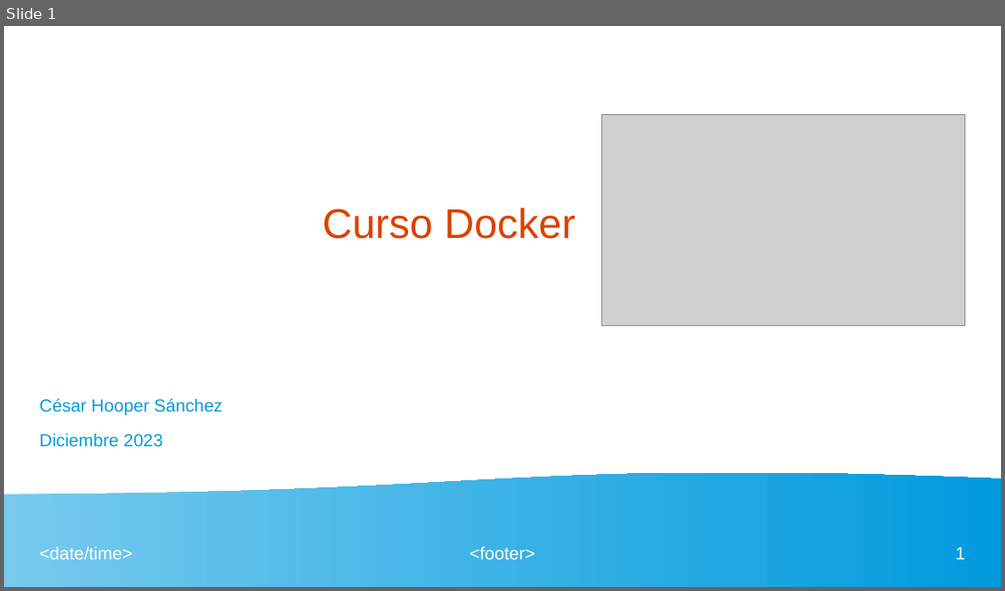
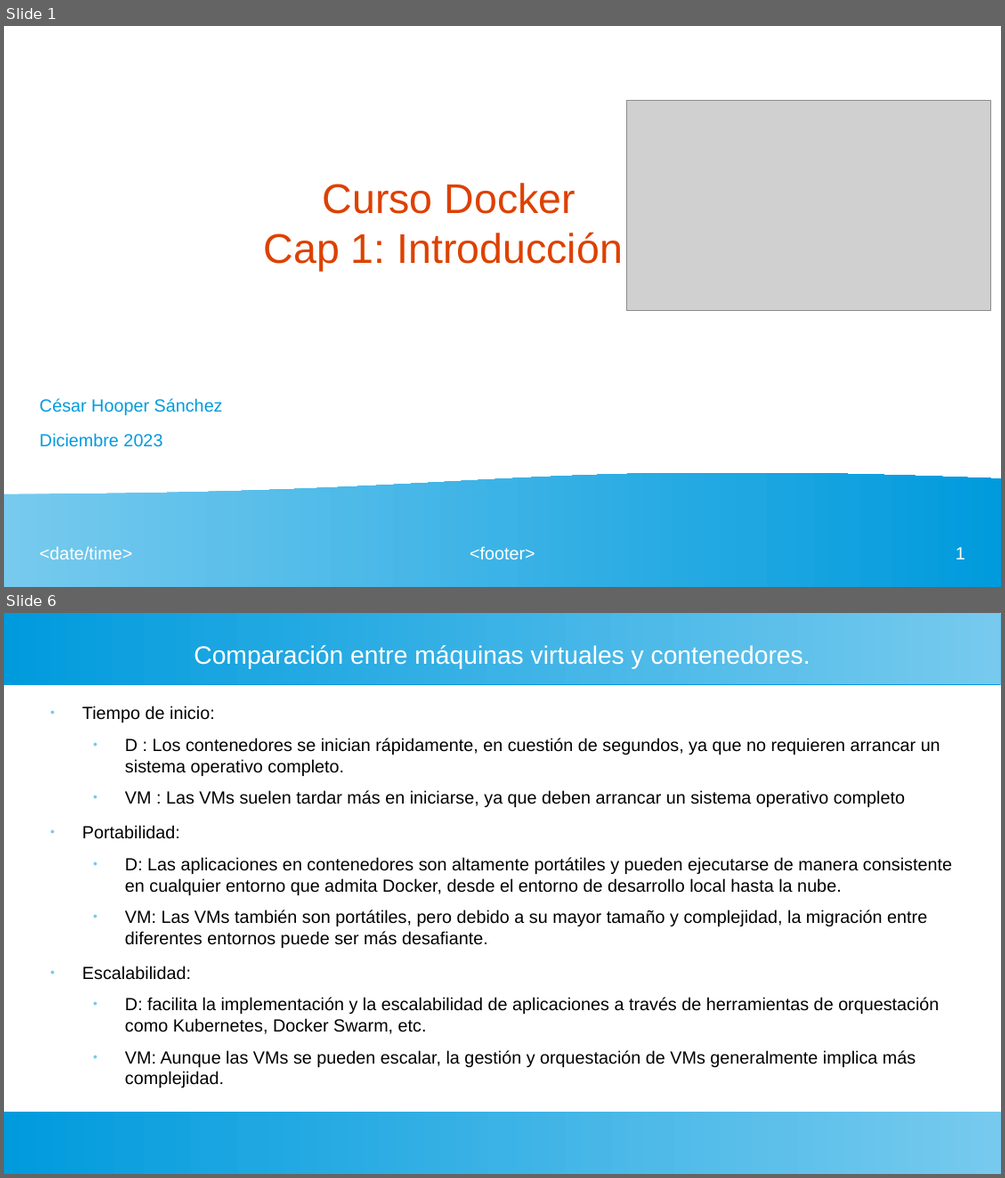
Before and after one commit to hoopercesar/Dockers, a slide deck: curso_docker/dockerPPT.odp. Shown one above the other, each under a label of ours: slide 1 before the commit, slides 1 and 6 after it; the slides between them are not shown. The pictures are 1005x591 and 1005x1178 pixels, drawn with LibreOffice and Linux fonts; fonts in the diff are those of the drawing; grey boxes stand for pictures. Boxes give left, top, right and bottom in pixels: in the first picture for what was removed or moved away, otherwise in the second. Text is boxed around its words. In the diff, an @@ line names an element or a change of style, - is before the commit and + after.

```diff
--- a/curso_docker/dockerPPT.odp
+++ b/curso_docker/dockerPPT.odp
@@ slide 6 added at box(4, 613, 1001, 1174), background #FFFFFF @@
@@ rectangle added at box(4, 613, 1001, 684), fill gradient #77CAEE to #75C9EE to #73C9ED to #71C8ED to #6FC7ED to #6EC6ED @@
@@ title added at box(194, 645, 810, 669), 20 pt, text #FFFFFF @@
+Comparación entre máquinas virtuales y contenedores.
@@ text added at box(82, 706, 952, 1087), 14 pt, text #000000 @@
+● Tiempo de inicio:
+  ● D : Los contenedores se inician rápidamente, en cuestión de segundos, ya que no requieren arrancar un sistema operativo completo.
+  ● VM : Las VMs suelen tardar más en iniciarse, ya que deben arrancar un sistema operativo completo
+● Portabilidad:
+  ● D: Las aplicaciones en contenedores son altamente portátiles y pueden ejecutarse de manera consistente en cualquier entorno que admita Docker, desde el entorno de desarrollo local hasta la nube.
+  ● VM: Las VMs también son portátiles, pero debido a su mayor tamaño y complejidad, la migración entre diferentes entornos puede ser más desafiante.
+● Escalabilidad:
+  ● D: facilita la implementación y la escalabilidad de aplicaciones a través de herramientas de orquestación como Kubernetes, Docker Swarm, etc.
+  ● VM: Aunque las VMs se pueden escalar, la gestión y orquestación de VMs generalmente implica más complejidad.
@@ rectangle added at box(4, 1111, 1001, 1174), fill gradient #77CAEE to #75C9EE to #73C9ED to #71C8ED to #6FC7ED to #6EC6ED @@
@@ slide 1 changed as well @@
@@ picture: place and size @@
-picture at box(602, 115, 965, 325)
+picture at box(627, 100, 991, 311)
@@ title at box(264, 183, 623, 271): text changed @@
-Curso Docker
+Curso Docker
+Cap 1: Introducción
```
Also in this commit, not shown: 1 other slide changed, 8 other slides added.
